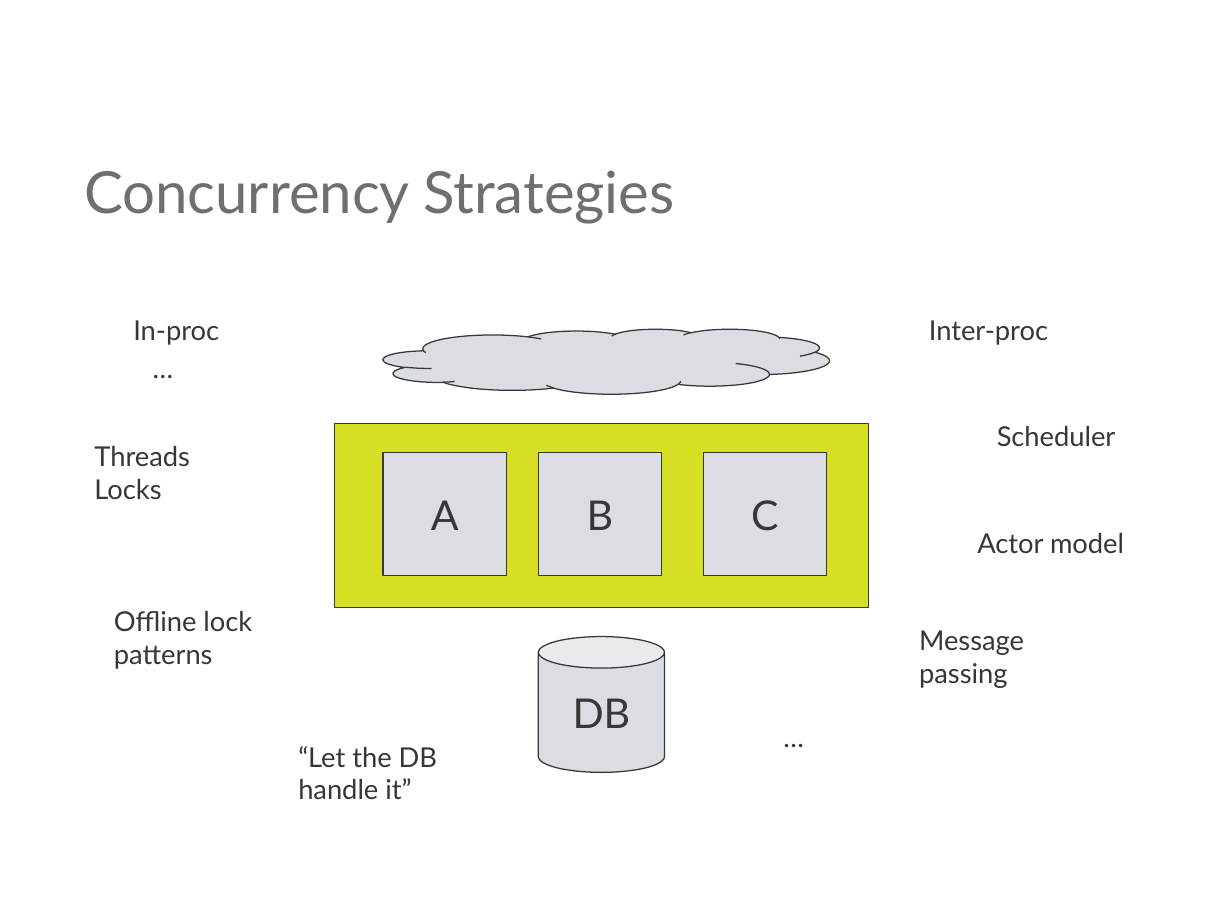
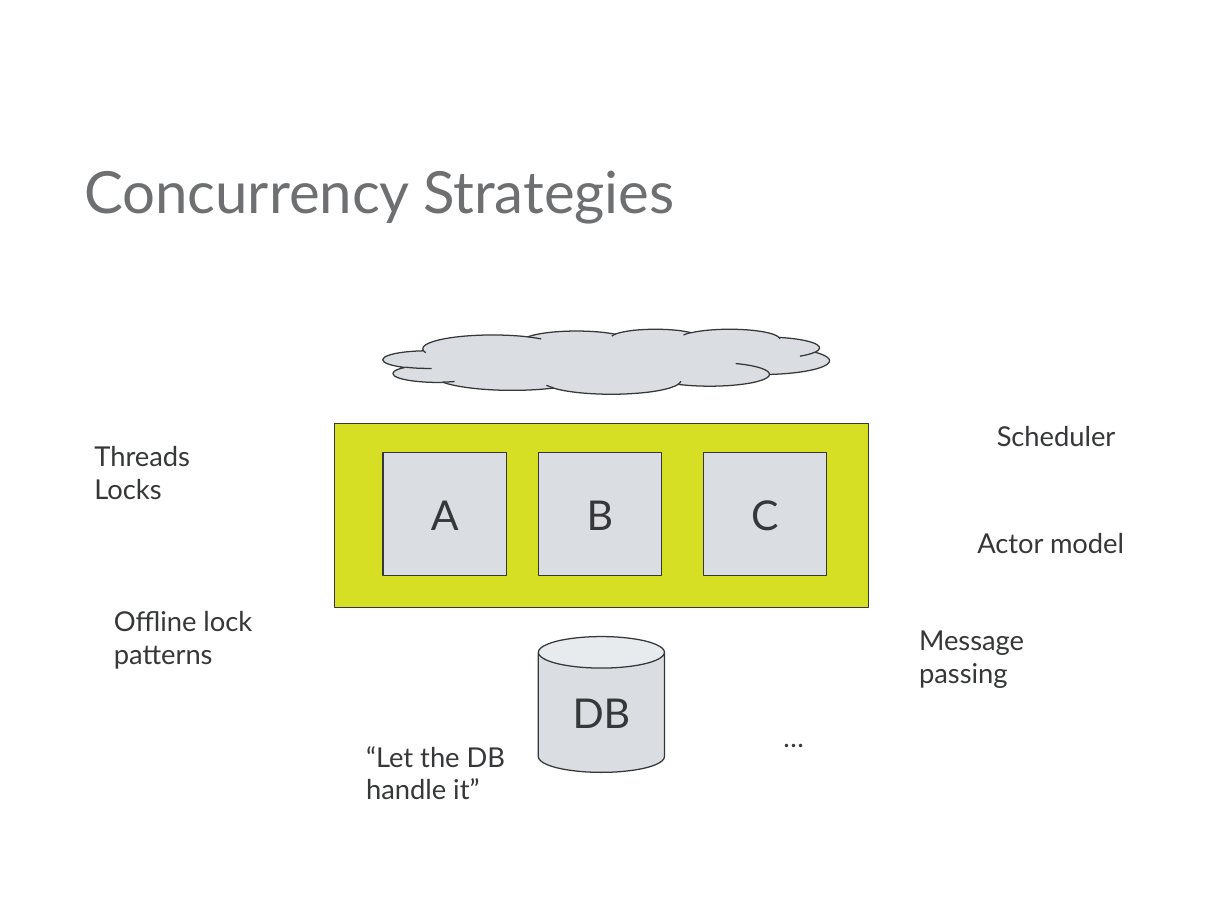
Before and after one commit to mjul/top-10-clojure-ndc-2011, a slide deck: slide 16 of Top Things to Learn From Clojure.pptx. Drawn at 1232x924 pixels with LibreOffice and Linux fonts; fonts in the diff are those of the drawing; background and template pictures are left out. Boxes give left, top, right and bottom in pixels: in the first picture for what was removed or moved away, otherwise in the second. Text is boxed around its words. In the diff, an @@ line names an element or a change of style, - is before the commit and + after.

```diff
--- a/Top Things to Learn From Clojure.pptx
+++ b/Top Things to Learn From Clojure.pptx
@@ text removed at (133,320,219,345) @@
-In-proc
@@ text removed at (929,320,1048,345) @@
-Inter-proc
@@ text removed at (140,346,315,392) @@
-…
@@ text "“Let the DB handle it”": place and size @@
-text "“Let the DB handle it”" at (298,746,437,799)
+text "“Let the DB handle it”" at (366,746,505,799)
```
Also in this commit, not shown: 8 other slides changed, 2 other files.
